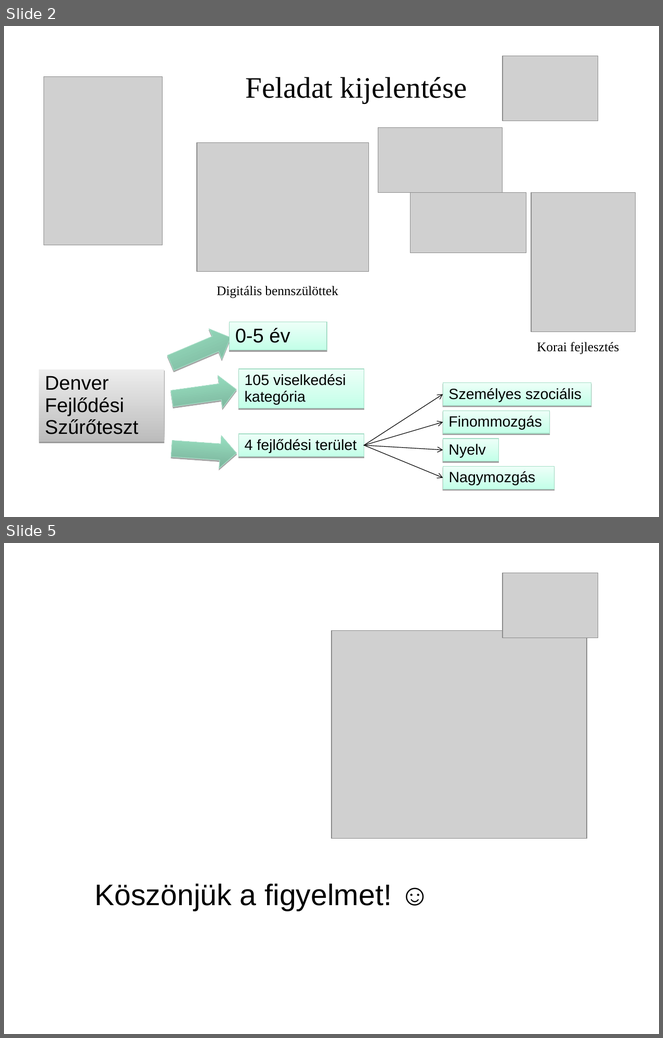
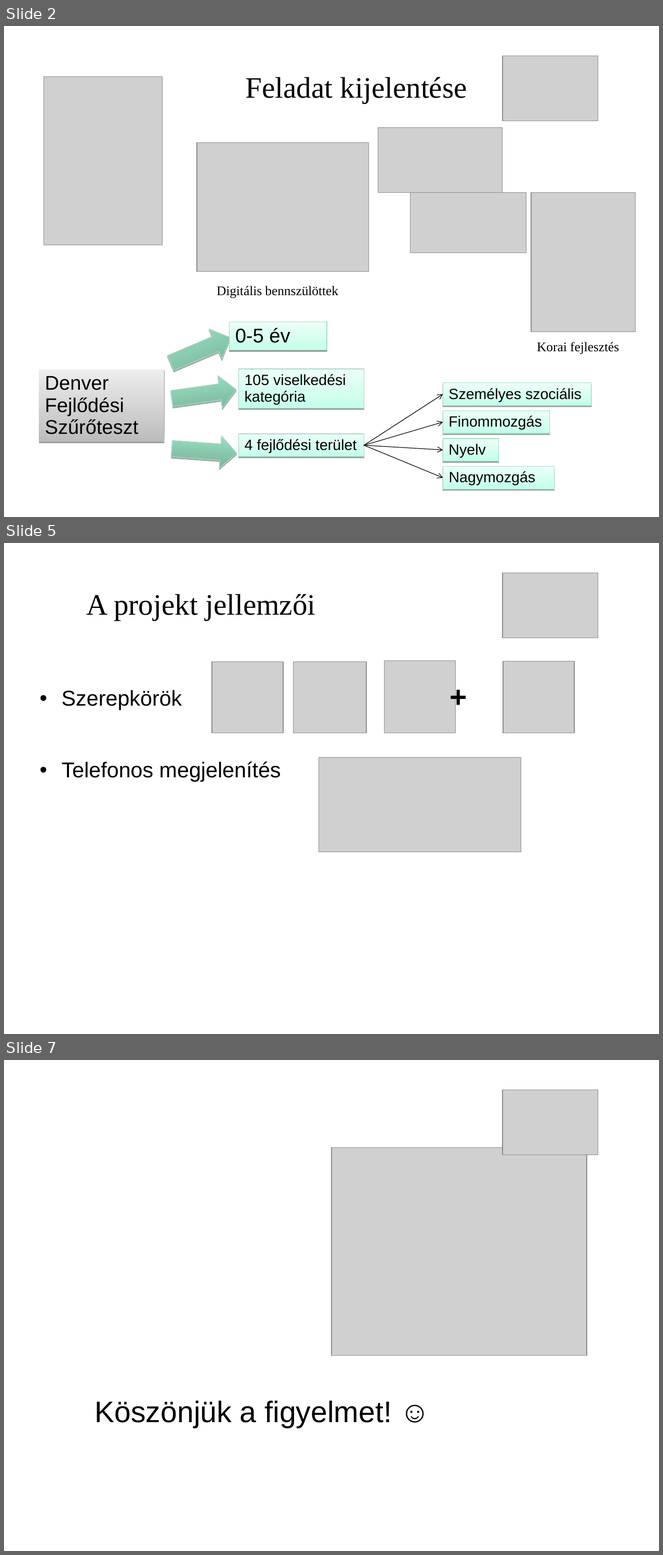
Before and after one commit to necrology27/babybook, a slide deck: prezentation/LeadingSoft_projekt.ppt. Shown one above the other, each under a label of ours: slides 2 and 5 before the commit, slides 2, 5 and 7 after it; the slides between them are not shown. The pictures are 663x1038 and 663x1555 pixels, drawn with LibreOffice and Linux fonts; fonts in the diff are those of the drawing; grey boxes stand for pictures; background and template pictures are left out. Boxes give left, top, right and bottom in pixels: in the first picture for what was removed or moved away, otherwise in the second. Text is boxed around its words. In the diff, an @@ line names an element or a change of style, - is before the commit and + after.

```diff
--- a/prezentation/LeadingSoft_projekt.ppt
+++ b/prezentation/LeadingSoft_projekt.ppt
@@ slide 5 added at [4,543,659,1034], background picture (left out) @@
@@ picture added at [503,573,598,638] @@
@@ text added at [87,594,315,620], 36 pt, text #000000 @@
+A projekt jellemzői
@@ picture added at [212,662,283,733] @@
@@ picture added at [294,662,366,733] @@
@@ picture added at [385,661,456,733] @@
@@ picture added at [503,662,575,733] @@
@@ text added at [450,680,492,721], 36 pt, text #000000, bold @@
++
@@ text added at [62,690,281,782], 26 pt, text #000000 @@
+• Szerepkörök
+• Telefonos megjelenítés
@@ picture added at [319,758,521,852] @@
@@ what was slide 5 is now slide 7 @@
```
Also in this commit, not shown: 3 slides changed, 1 other slide added, 16 other files.
